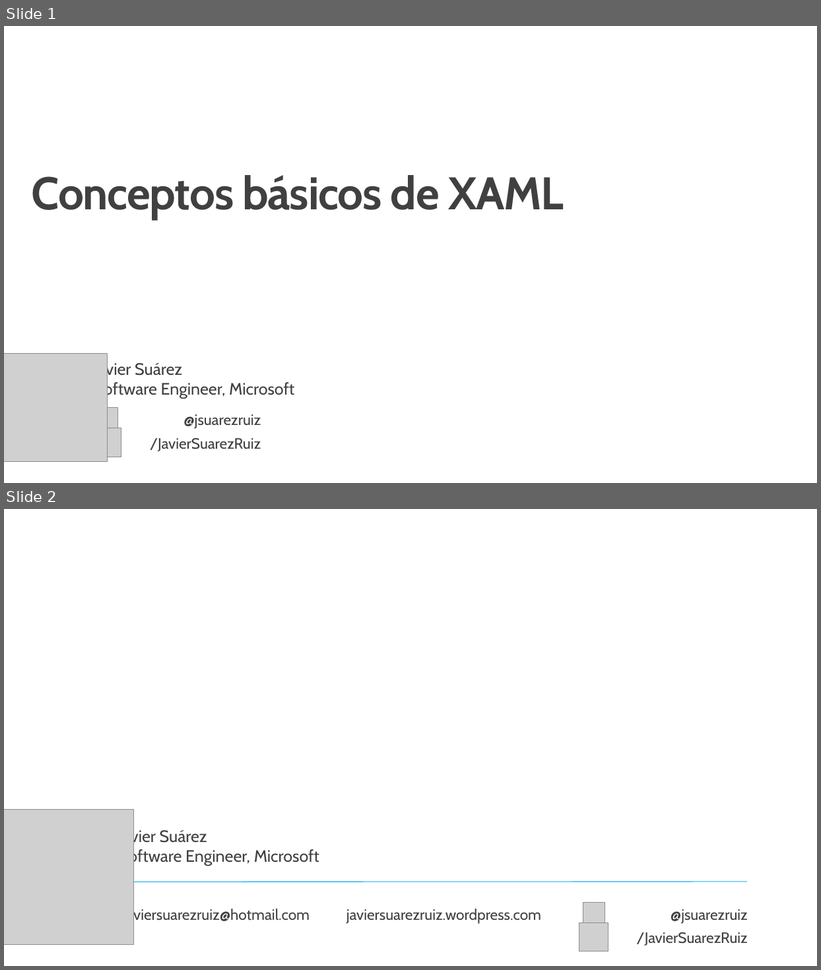
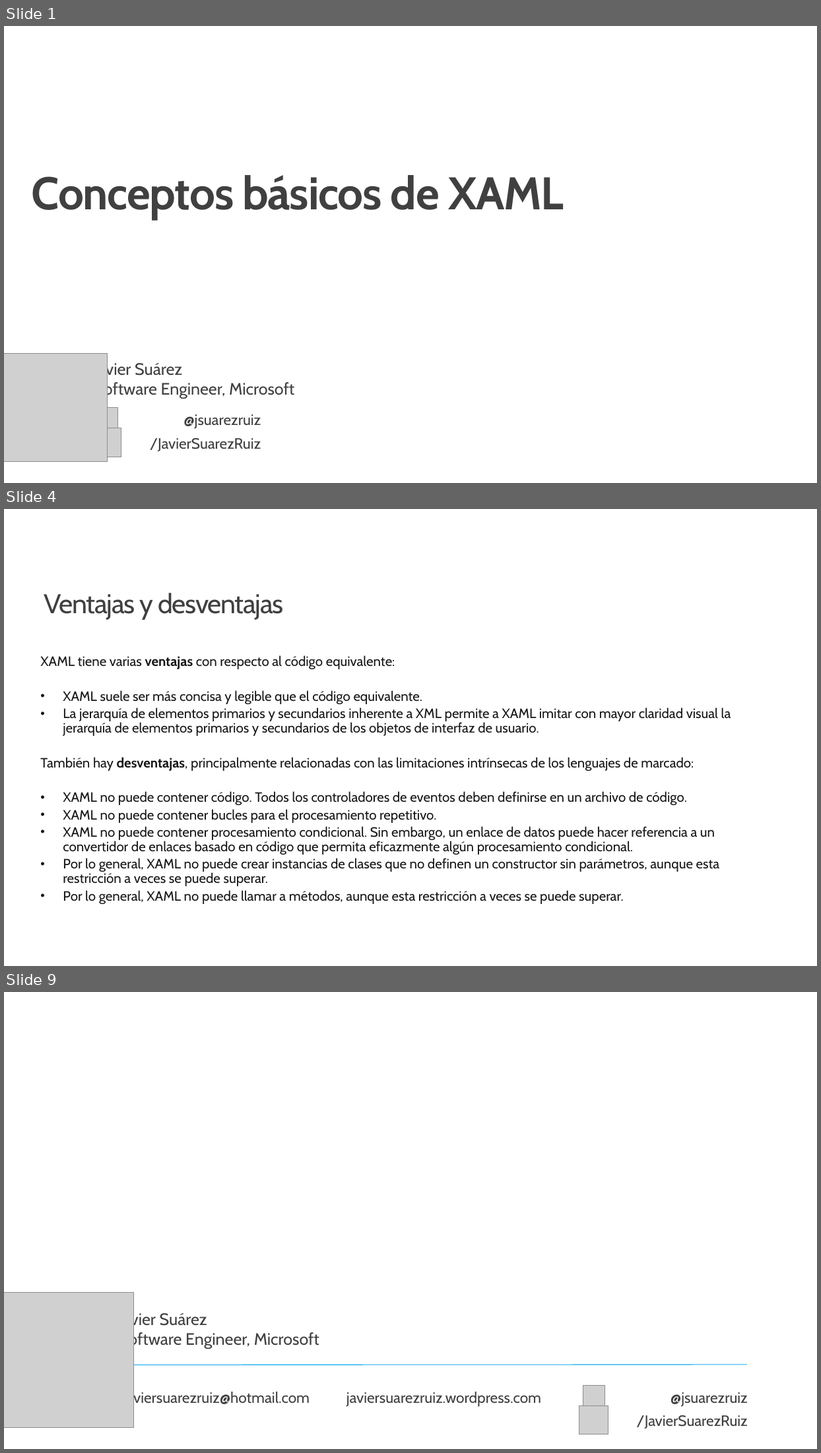
Before and after one commit to jsuarezruiz/taller-dotnet-maui, a slide deck: Bloque 4 - Creación de la UI/Taller15 - XAML.pptx. Shown one above the other, each under a label of ours: slides 1 and 2 before the commit, slides 1, 4 and 9 after it; the slides between them are not shown. The pictures are 821x970 and 821x1453 pixels, drawn with LibreOffice and Linux fonts; fonts in the diff are those of the drawing; grey boxes stand for pictures; background and template pictures are left out. Boxes give left, top, right and bottom in pixels: in the first picture for what was removed or moved away, otherwise in the second. Text is boxed around its words. In the diff, an @@ line names an element or a change of style, - is before the commit and + after.

Commit message:
Updated slides

```diff
--- a/Bloque 4 - Creación de la UI/Taller15 - XAML.pptx
+++ b/Bloque 4 - Creación de la UI/Taller15 - XAML.pptx
@@ slide 4 added at (x1=4, y1=509, x2=817, y2=966), background #FFFFFF @@
@@ title added at (x1=44, y1=593, x2=284, y2=620), 32 pt, text #404040 @@
+Ventajas y desventajas
@@ text added at (x1=40, y1=656, x2=731, y2=904), 16 pt, text #171717 @@
+XAML tiene varias ventajas con respecto al código equivalente:
+• XAML suele ser más concisa y legible que el código equivalente.
+• La jerarquía de elementos primarios y secundarios inherente a XML permite a XAML imitar con mayor claridad visual la jerarquía de elementos primarios y secundarios de los objetos de interfaz de usuario.
+También hay desventajas, principalmente relacionadas con las limitaciones intrínsecas de los lenguajes de marcado:
+• XAML no puede contener código. Todos los controladores de eventos deben definirse en un archivo de código.
+• XAML no puede contener bucles para el procesamiento repetitivo.
+• XAML no puede contener procesamiento condicional. Sin embargo, un enlace de datos puede hacer referencia a un convertidor de enlaces basado en código que permita eficazmente algún procesamiento condicional.
+• Por lo general, XAML no puede crear instancias de clases que no definen un constructor sin parámetros, aunque esta restricción a veces se puede superar.
+• Por lo general, XAML no puede llamar a métodos, aunque esta restricción a veces se puede superar.
@@ what was slide 2 is now slide 9 @@
```
Also in this commit, not shown: 6 other slides added.
